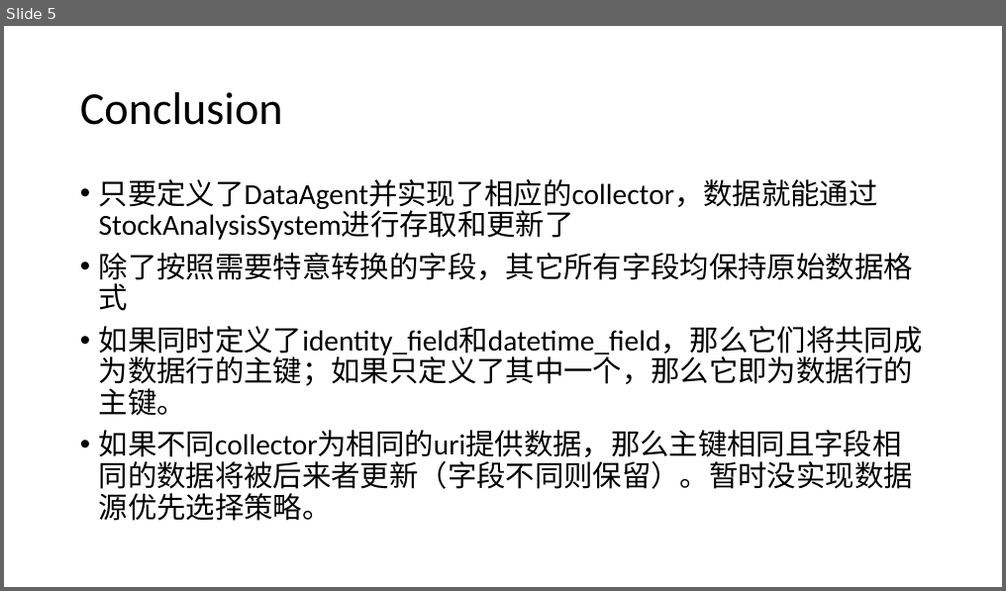
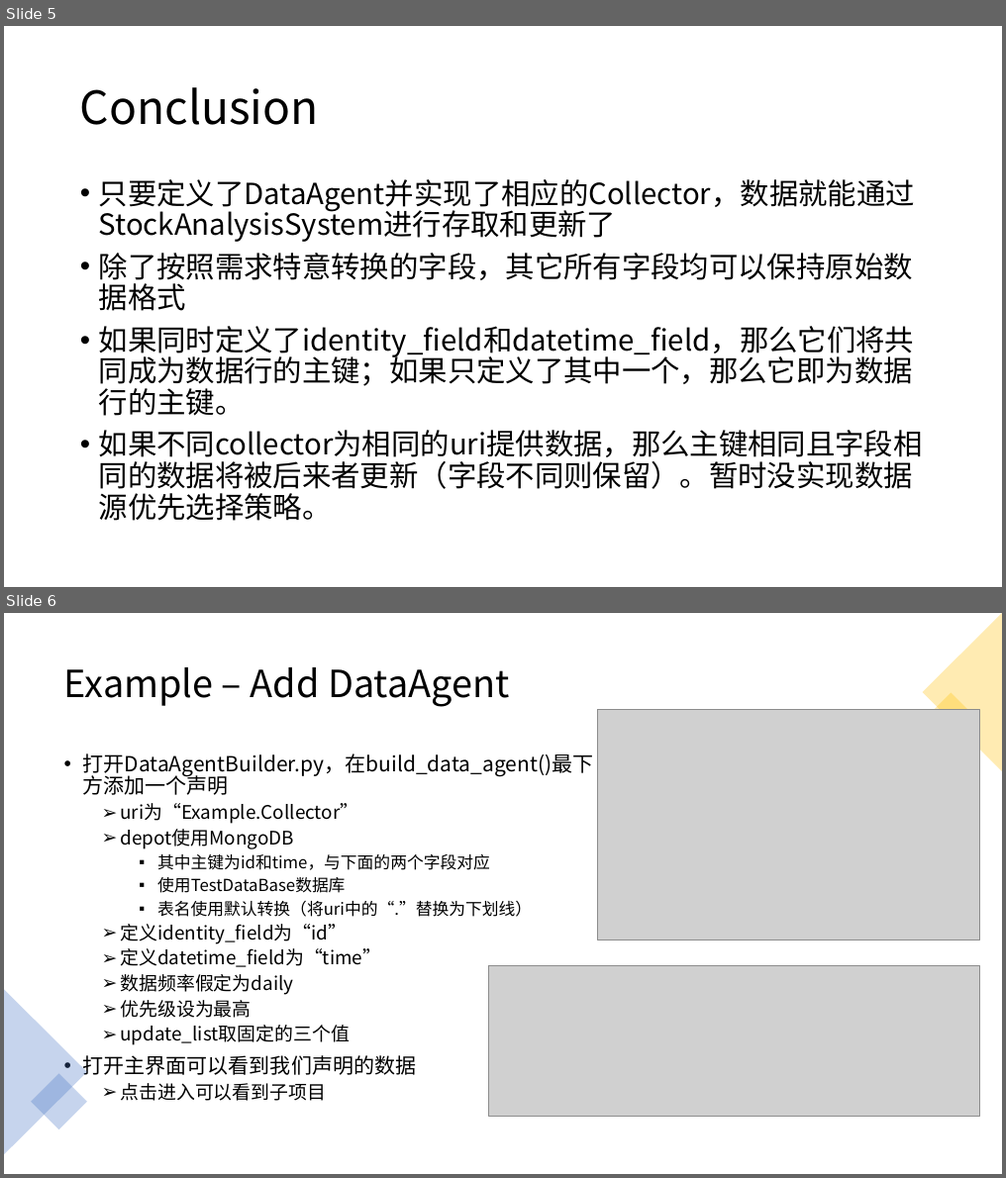
Before and after one commit to SleepySoft/StockAnalysisSystem, a slide deck: Doc/Presentation_How_To_Write_A_Collector.pptx. Shown one above the other, each under a label of ours: slide 5 before the commit, slides 5 and 6 after it. The pictures are 1006x591 and 1006x1178 pixels, drawn with LibreOffice and Linux fonts; fonts in the diff are those of the drawing; grey boxes stand for pictures. Boxes give left, top, right and bottom in pixels: in the first picture for what was removed or moved away, otherwise in the second. Text is boxed around its words. In the diff, an @@ line names an element or a change of style, - is before the commit and + after.

Commit message:
Add example to the document.

```diff
--- a/Doc/Presentation_How_To_Write_A_Collector.pptx
+++ b/Doc/Presentation_How_To_Write_A_Collector.pptx
@@ slide 6 added at bbox=[4, 613, 1002, 1174], background #FFFFFF @@
@@ triangle added at bbox=[923, 613, 1002, 771], fill #FFC000 at 30% opacity @@
@@ title added at bbox=[64, 667, 509, 707], 36 pt, text #000000 @@
+Example – Add DataAgent
@@ rectangle added at bbox=[923, 693, 979, 751], fill #FFC000 at 30% opacity @@
@@ picture added at bbox=[598, 710, 980, 941] @@
@@ text added at bbox=[83, 754, 594, 1101], 18 pt, text #000000 @@
+• 打开DataAgentBuilder.py，在build_data_agent()最下方添加一个声明
+  ➢ uri为“Example.Collector”
+  ➢ depot使用MongoDB
+    ▪ 其中主键为id和time，与下面的两个字段对应
+    ▪ 使用TestDataBase数据库
+    ▪ 表名使用默认转换（将uri中的“.”替换为下划线）
+  ➢ 定义identity_field为“id”
+  ➢ 定义datetime_field为“time”
+  ➢ 数据频率假定为daily
+  ➢ 优先级设为最高
+  ➢ update_list取固定的三个值
+• 打开主界面可以看到我们声明的数据
+  ➢ 点击进入可以看到子项目
@@ picture added at bbox=[488, 965, 980, 1116] @@
@@ triangle added at bbox=[4, 989, 87, 1155], fill #4472C4 at 30% opacity @@
@@ rectangle added at bbox=[31, 1073, 87, 1130], fill #4472C4 at 30% opacity @@
@@ slide 5 changed as well @@
@@ title "Conclusion" at bbox=[80, 87, 319, 125]: font Calibri to Noto Sans CJK SC @@
@@ text at bbox=[99, 179, 915, 311]: text changed; font Calibri to Noto Sans CJK SC @@
-• 只要定义了DataAgent并实现了相应的collector，数据就能通过StockAnalysisSystem进行存取和更新了
-• 除了按照需要特意转换的字段，其它所有字段均保持原始数据格式
+• 只要定义了DataAgent并实现了相应的Collector，数据就能通过StockAnalysisSystem进行存取和更新了
+• 除了按照需求特意转换的字段，其它所有字段均可以保持原始数据格式
@@ text at bbox=[99, 326, 923, 521]: font Calibri to Noto Sans CJK SC in "如果同时定义了identity_field和datetime_field，那么它们将共同成为数据行的主键；如果只定义了其 ...", "如果不同collector为相同的uri提供数据，那么主键相同且字段相同的数据将被后来者更新（字段不同则保留）。暂时没实 ..." @@
```
Also in this commit, not shown: 4 other slides changed, 3 other slides added.
